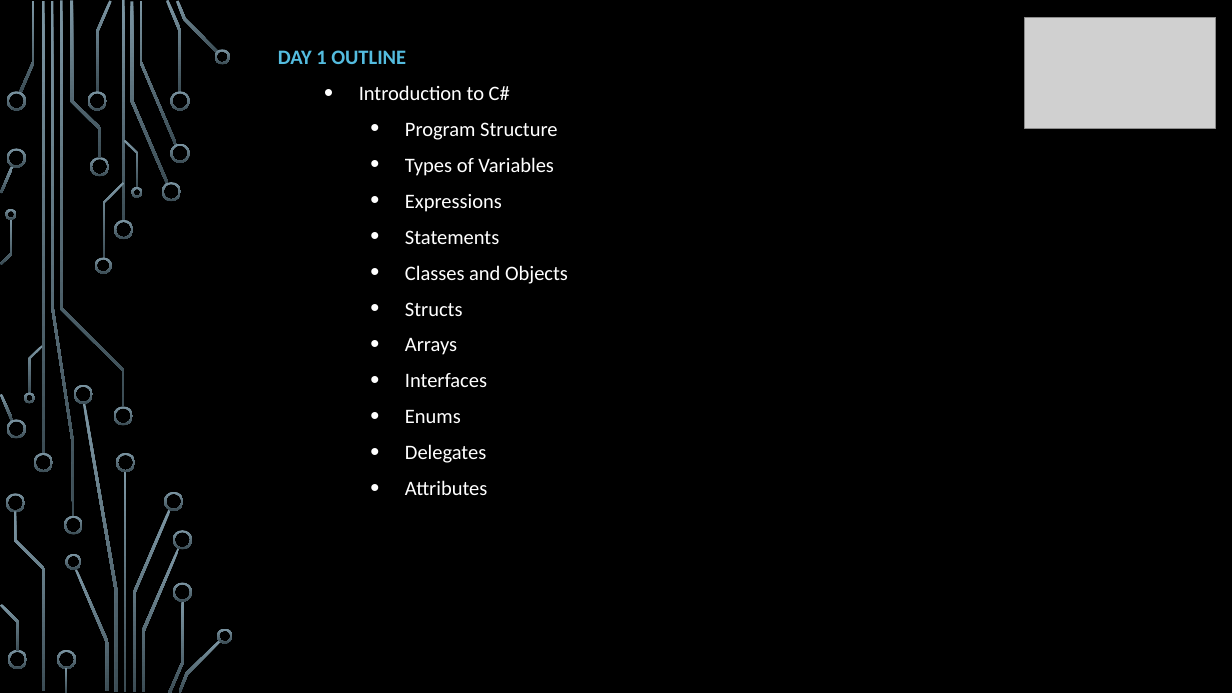
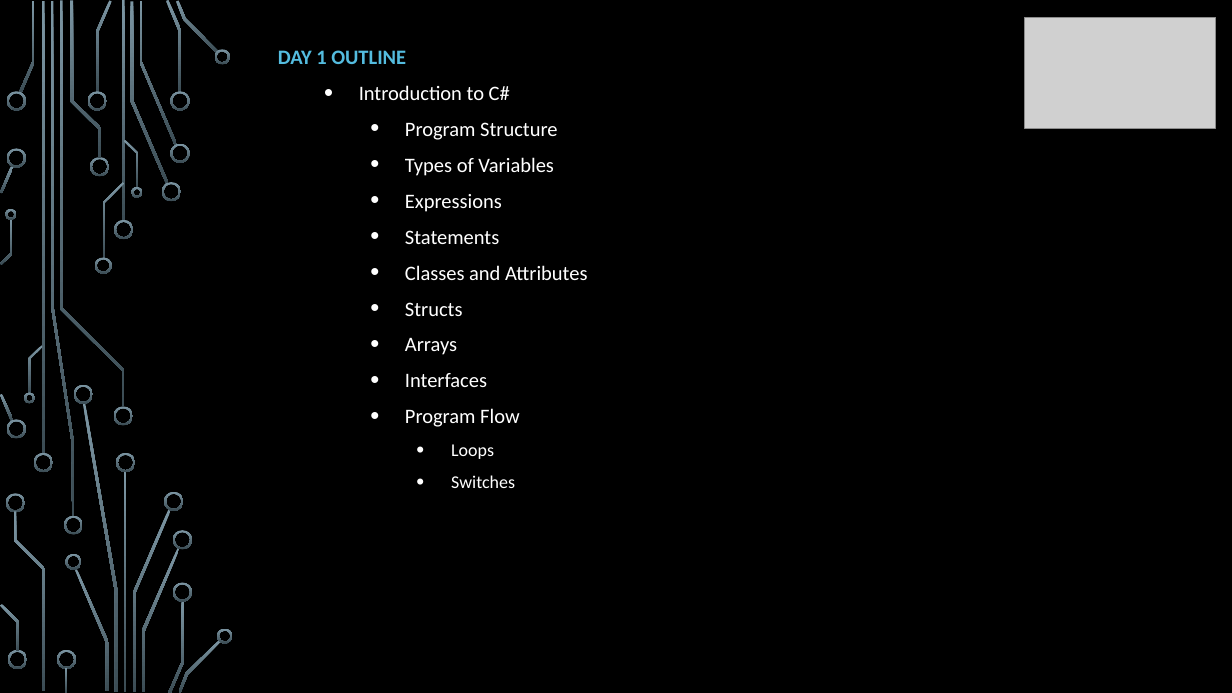
Before and after one commit to jokgarcia/asp-net-core-01-12-20, a slide deck: slide 2 of BasicCSharpNoProfile.pptx. Drawn at 1232x693 pixels with LibreOffice and Linux fonts; fonts in the diff are those of the drawing; grey boxes stand for pictures; background and template pictures are left out. Boxes give left, top, right and bottom in pixels: in the first picture for what was removed or moved away, otherwise in the second. Text is boxed around its words. In the diff, an @@ line names an element or a change of style, - is before the commit and + after.

Commit message:
Removed Unecessary Files and Updated Slide

```diff
--- a/BasicCSharpNoProfile.pptx
+++ b/BasicCSharpNoProfile.pptx
@@ subtitle at [405,265,587,280]: text changed @@
-    • Classes and Objects
+    • Classes and Attributes
@@ subtitle at [405,408,519,488]: text changed; size 16 to 14 pt @@
-    • Enums
-    • Delegates
-    • Attributes
+    • Program Flow
+      • Loops
+      • Switches
```
Also in this commit, not shown: 23 other files.
